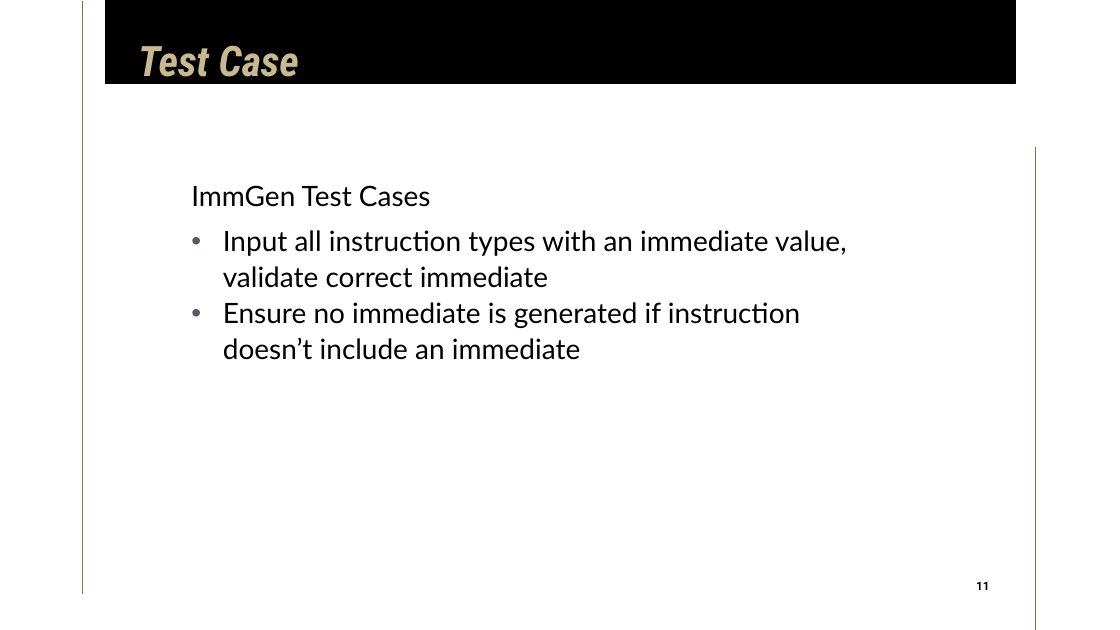
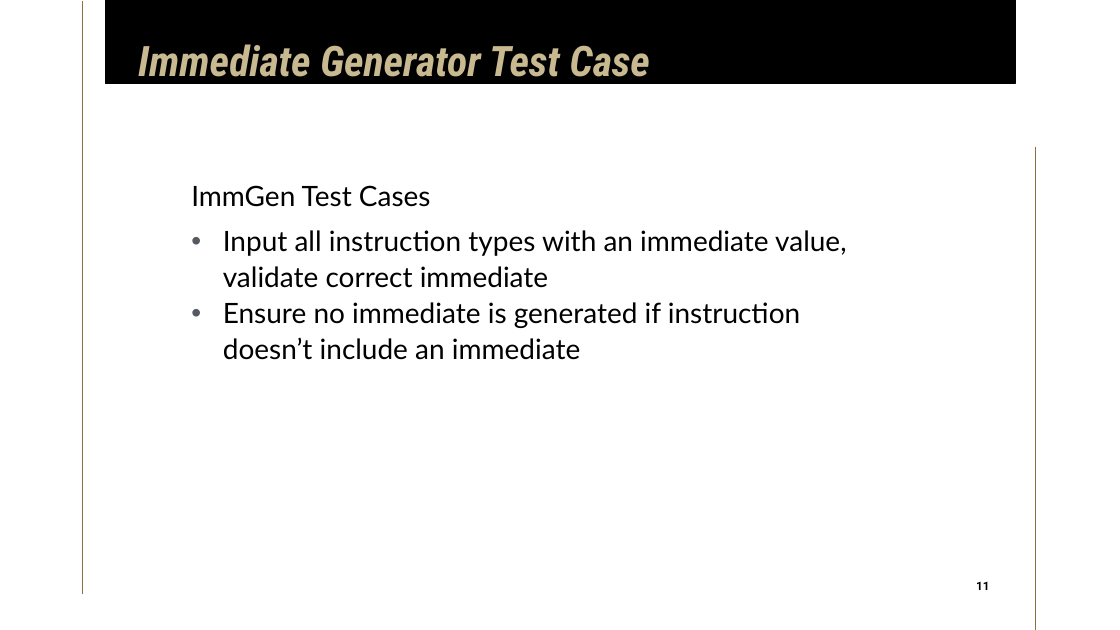
Before and after one commit to limichael246/STARS_2024, a slide deck: slide 11 of Project_Proposal.pptx. Drawn at 1120x630 pixels with LibreOffice and Linux fonts; fonts in the diff are those of the drawing. Boxes give left, top, right and bottom in pixels: in the first picture for what was removed or moved away, otherwise in the second. Text is boxed around its words. In the diff, an @@ line names an element or a change of style, - is before the commit and + after.

```diff
--- a/Project_Proposal.pptx
+++ b/Project_Proposal.pptx
@@ title at bbox=[138, 44, 650, 86]: text changed @@
-Test Case
+Immediate Generator Test Case
```
Also in this commit, not shown: 1 other slide changed, 3 slides added, 1 slide removed.
